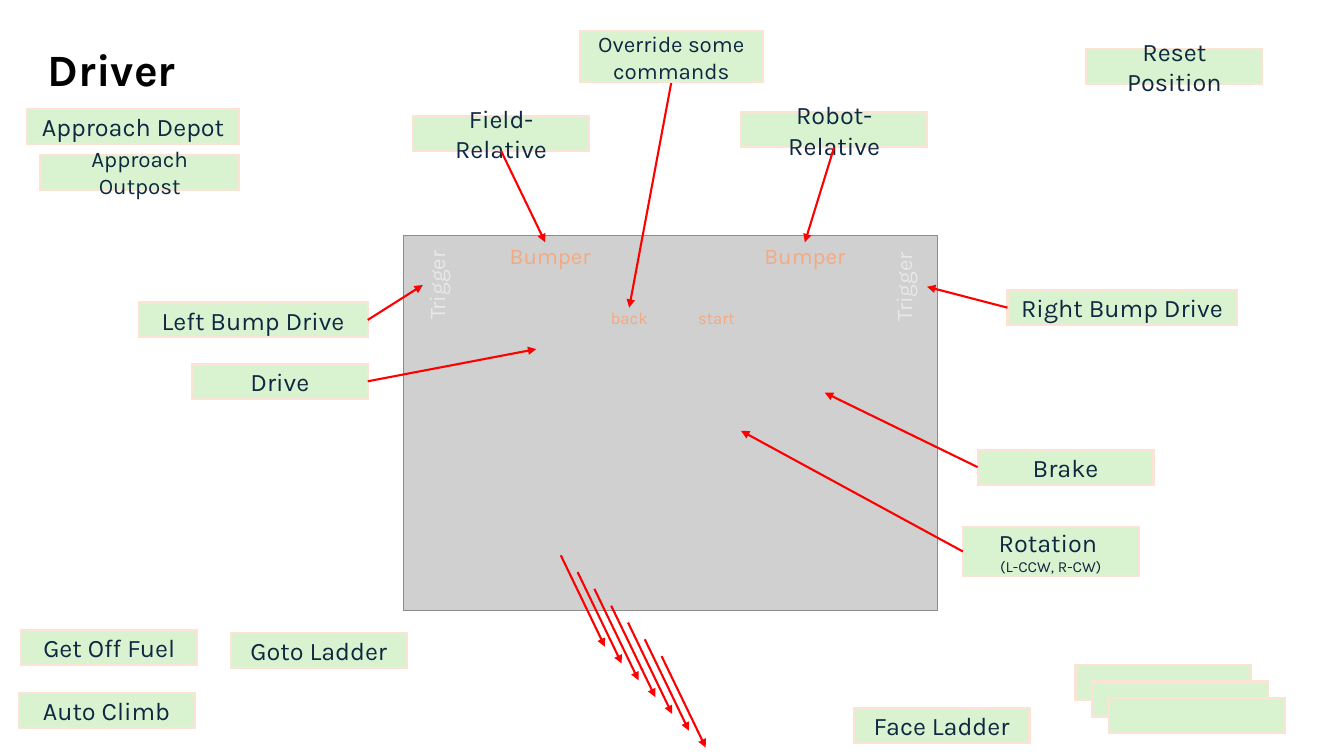
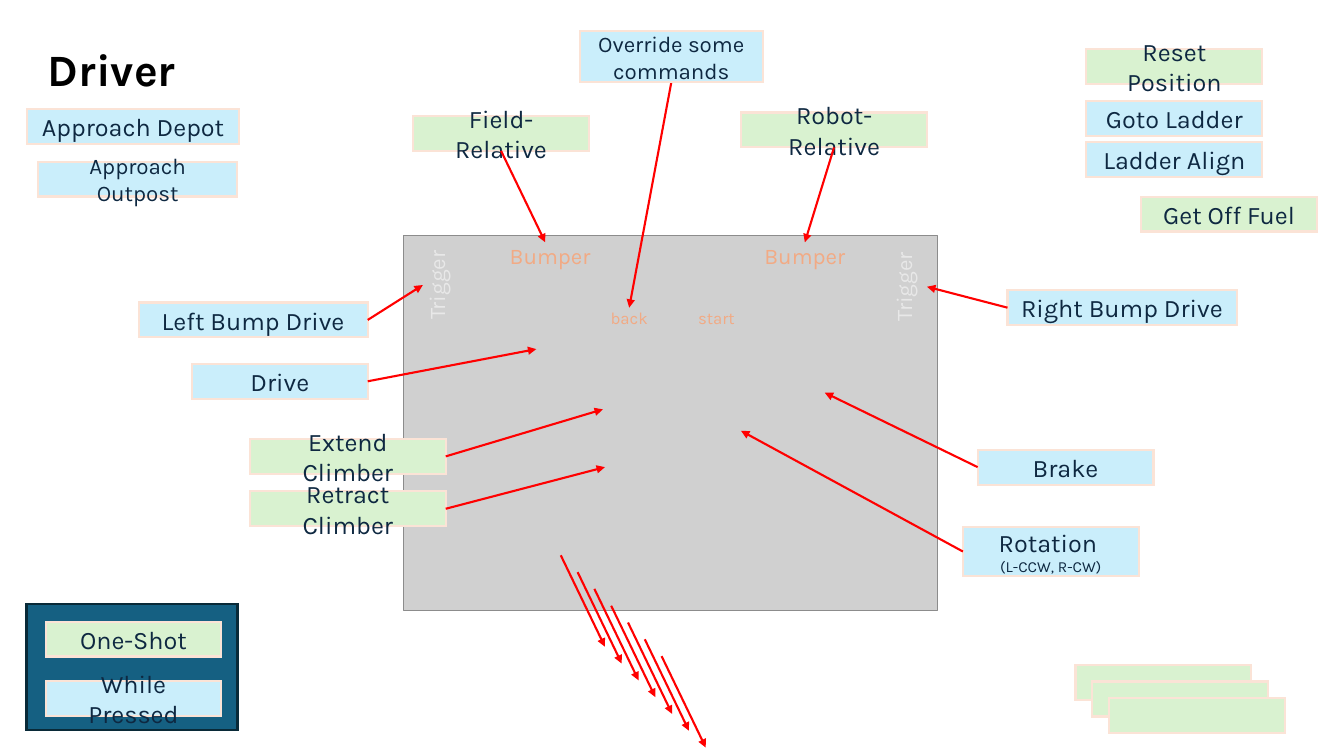
Before and after one commit to 6107/2026-Rebuilt, a slide deck: slide 1 of docs/Controller Mappings & Paths.pptx. Drawn at 1344x756 pixels with LibreOffice and Linux fonts; fonts in the diff are those of the drawing; grey boxes stand for pictures. Boxes give left, top, right and bottom in pixels: in the first picture for what was removed or moved away, otherwise in the second. Text is boxed around its words. In the diff, an @@ line names an element or a change of style, - is before the commit and + after.

```diff
--- a/docs/Controller Mappings & Paths.pptx
+++ b/docs/Controller Mappings & Paths.pptx
@@ rectangle "Goto Ladder": place and size @@
-rectangle "Goto Ladder" at <box>231,633,406,668</box>
+rectangle "Goto Ladder" at <box>1087,101,1262,136</box>
@@ fill #D9F2D0 to #CAEEFB in 10 elements at <box>27,109,240,144</box>, <box>1008,290,1237,326</box>, <box>139,302,368,338</box>, <box>963,527,1138,577</box>, <box>978,450,1153,485</box>, <box>192,364,367,399</box>, <box>580,31,762,82</box>, <box>38,161,238,197</box>, <box>1087,101,1262,136</box>, <box>1087,142,1262,177</box> @@
@@ rectangle "Ladder Align": place and size @@
-rectangle "Ladder Align" at <box>854,708,1029,743</box>
+rectangle "Ladder Align" at <box>1087,142,1262,177</box>
@@ rectangle "Approach Outpost": place and size @@
-rectangle "Approach Outpost" at <box>40,155,240,191</box>
+rectangle "Approach Outpost" at <box>38,161,238,197</box>
@@ text in rectangle at <box>1103,151,1245,175</box>: text changed @@
-Face Ladder
+Ladder Align
@@ rectangle "Get Off Fuel": place and size @@
-rectangle "Get Off Fuel" at <box>21,630,197,665</box>
+rectangle "Get Off Fuel" at <box>1141,197,1317,232</box>
@@ arrow added from (446, 457) to (603, 409), #FF0000 1.5 pt @@
@@ rectangle added at <box>250,439,446,474</box>, fill #D9F2D0, outline #FBE3D6 1.5 pt, 18 pt, text #0E2841 @@
+Extend Climber
@@ arrow added from (446, 509) to (605, 467), #FF0000 1.5 pt @@
@@ rectangle added at <box>250,491,446,526</box>, fill #D9F2D0, outline #FBE3D6 1.5 pt, 18 pt, text #0E2841 @@
+Retract Climber
@@ rectangle added at <box>26,604,237,730</box>, fill #156082, outline #092A39 1.5 pt @@
@@ rectangle added at <box>45,622,221,657</box>, fill #D9F2D0, outline #FBE3D6 1.5 pt, 18 pt, text #0E2841 @@
+One-Shot
@@ rectangle added at <box>45,682,221,717</box>, fill #CAEEFB, outline #FBE3D6 1.5 pt, 18 pt, text #0E2841 @@
+While Pressed
@@ rectangle removed at <box>19,694,195,729</box> @@
-Auto Climb
```
Also in this commit, not shown: 1 other slide changed, 7 other files.
